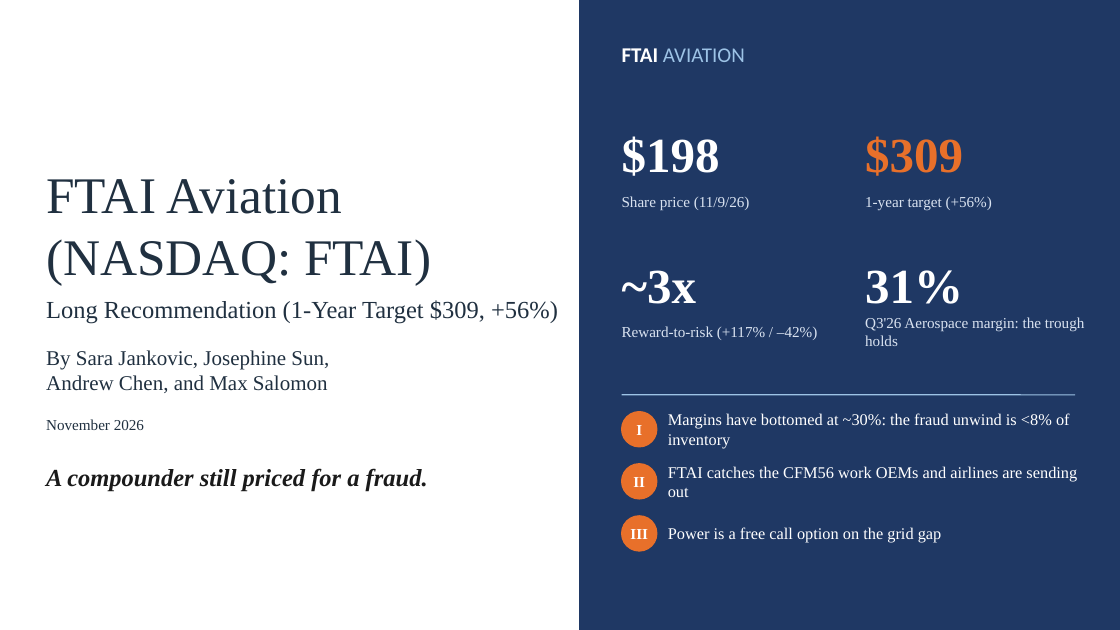
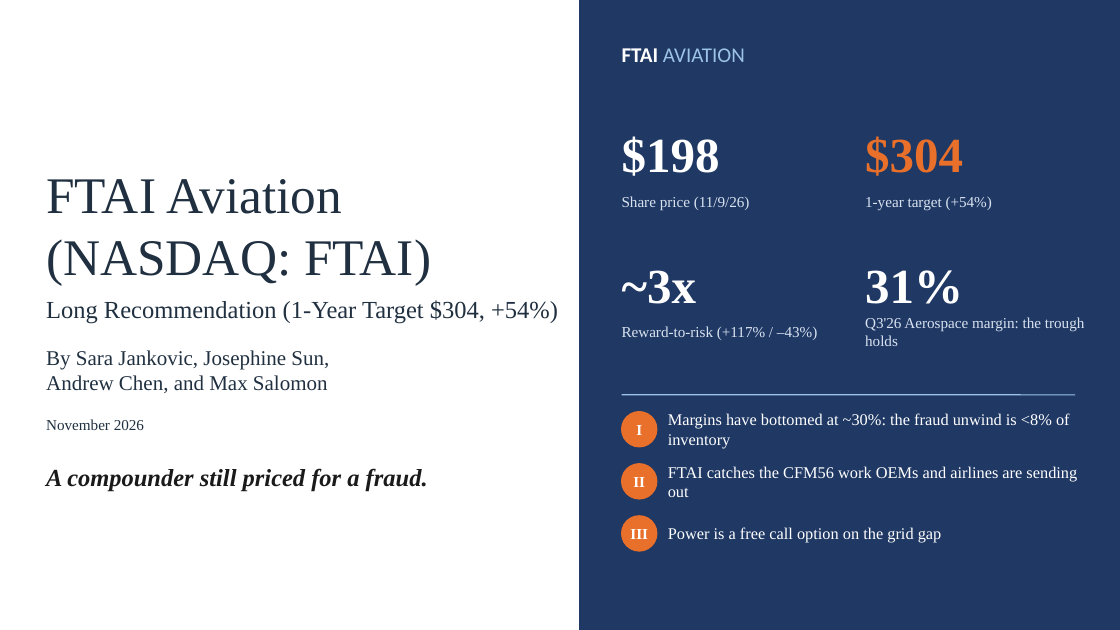
Before and after one commit to maxlsmls-dot/SPOT, a slide deck: slide 1 of ftai_pitch/FTAI_Long_Pitch.pptx. Drawn at 1120x630 pixels with LibreOffice and Linux fonts; fonts in the diff are those of the drawing. Boxes give left, top, right and bottom in pixels: in the first picture for what was removed or moved away, otherwise in the second. Text is boxed around its words. In the diff, an @@ line names an element or a change of style, - is before the commit and + after.

```diff
--- a/ftai_pitch/FTAI_Long_Pitch.pptx
+++ b/ftai_pitch/FTAI_Long_Pitch.pptx
@@ text at [865, 136, 963, 176]: text changed @@
-$309
+$304
@@ text at [865, 196, 992, 211]: text changed @@
-1-year target (+56%)
+1-year target (+54%)
@@ text at [46, 300, 558, 324]: text changed @@
-Long Recommendation (1-Year Target $309, +56%)
+Long Recommendation (1-Year Target $304, +54%)
@@ text at [622, 326, 817, 340]: text changed @@
-Reward-to-risk (+117% / –42%)
+Reward-to-risk (+117% / –43%)
```
Also in this commit, not shown: 5 other slides changed, 10 other files.
